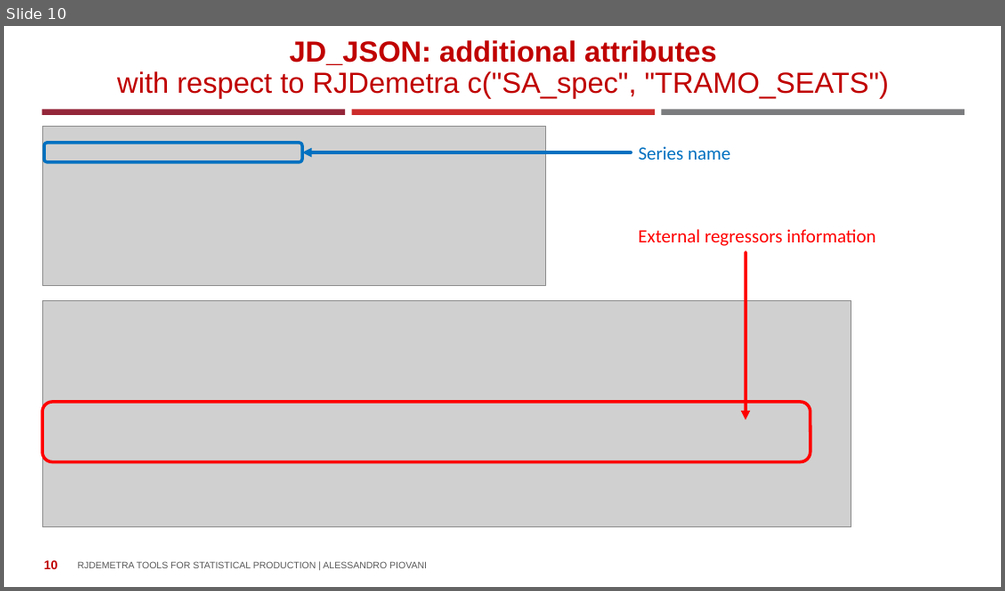
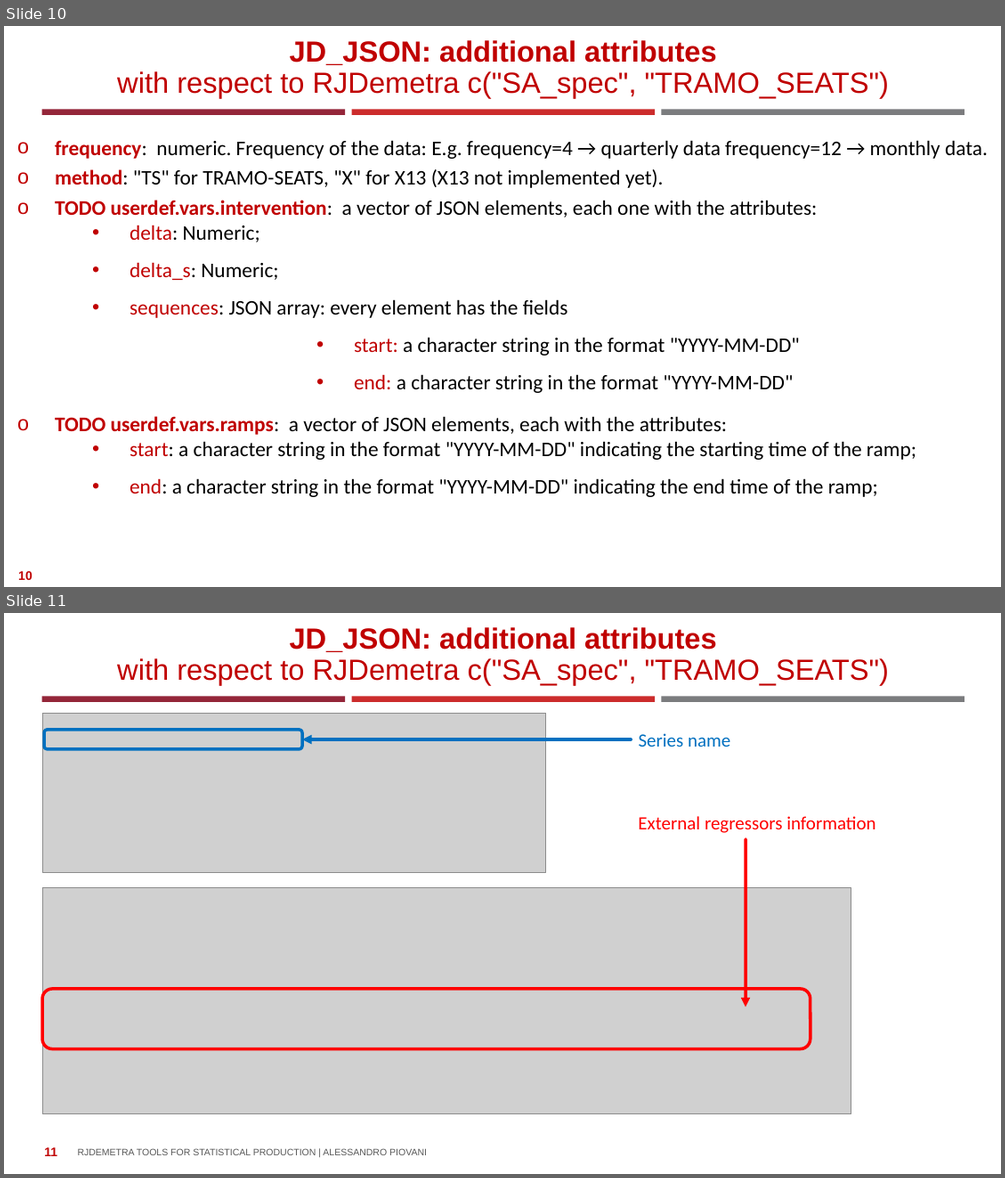
Before and after one commit to AlessandroPiovani/RJDProcessor, a slide deck: Documentation/RJDemetra tools for statistical production.pptx. Shown one above the other, each under a label of ours: slide 10 before the commit, slides 10 and 11 after it. The pictures are 1005x591 and 1005x1178 pixels, drawn with LibreOffice and Linux fonts; fonts in the diff are those of the drawing; grey boxes stand for pictures; background and template pictures are left out. Boxes give left, top, right and bottom in pixels: in the first picture for what was removed or moved away, otherwise in the second. Text is boxed around its words. In the diff, an @@ line names an element or a change of style, - is before the commit and + after.

Commit message:
Ramp and intervention vars management implementation hypotesis addeed

```diff
--- a/Documentation/RJDemetra tools for statistical production.pptx
+++ b/Documentation/RJDemetra tools for statistical production.pptx
@@ slide 10 added at box(4, 26, 1001, 587), background #FFFFFF; not listed: 3 template elements that a slide beside it also shows @@
@@ title added at box(117, 40, 889, 97), 28 pt, text #C00000 @@
+JD_JSON: additional attributes
+with respect to RJDemetra c("SA_spec", "TRAMO_SEATS")
@@ text added at box(55, 140, 987, 497), 20 pt, text #000000 @@
+o frequency: numeric. Frequency of the data: E.g. frequency=4 → quarterly data frequency=12 → monthly data.
+o method: "TS" for TRAMO-SEATS, "X" for X13 (X13 not implemented yet).
+o TODO userdef.vars.intervention: a vector of JSON elements, each one with the attributes:
+    • delta: Numeric;
+    • delta_s: Numeric;
+    • sequences: JSON array: every element has the fields
+                • start: a character string in the format "YYYY-MM-DD"
+                • end: a character string in the format "YYYY-MM-DD"
+o TODO userdef.vars.ramps: a vector of JSON elements, each with the attributes:
+    • start: a character string in the format "YYYY-MM-DD" indicating the starting time of the ramp;
+    • end: a character string in the format "YYYY-MM-DD" indicating the end time of the ramp;
@@ page number added at box(18, 571, 32, 580), 12 pt, text #C00000, bold @@
+10
@@ what was slide 10 is now slide 11 @@
@@ page number at box(44, 1147, 57, 1156): text changed @@
-10
+11
```
Also in this commit, not shown: 1 slide changed, 2 other files.
